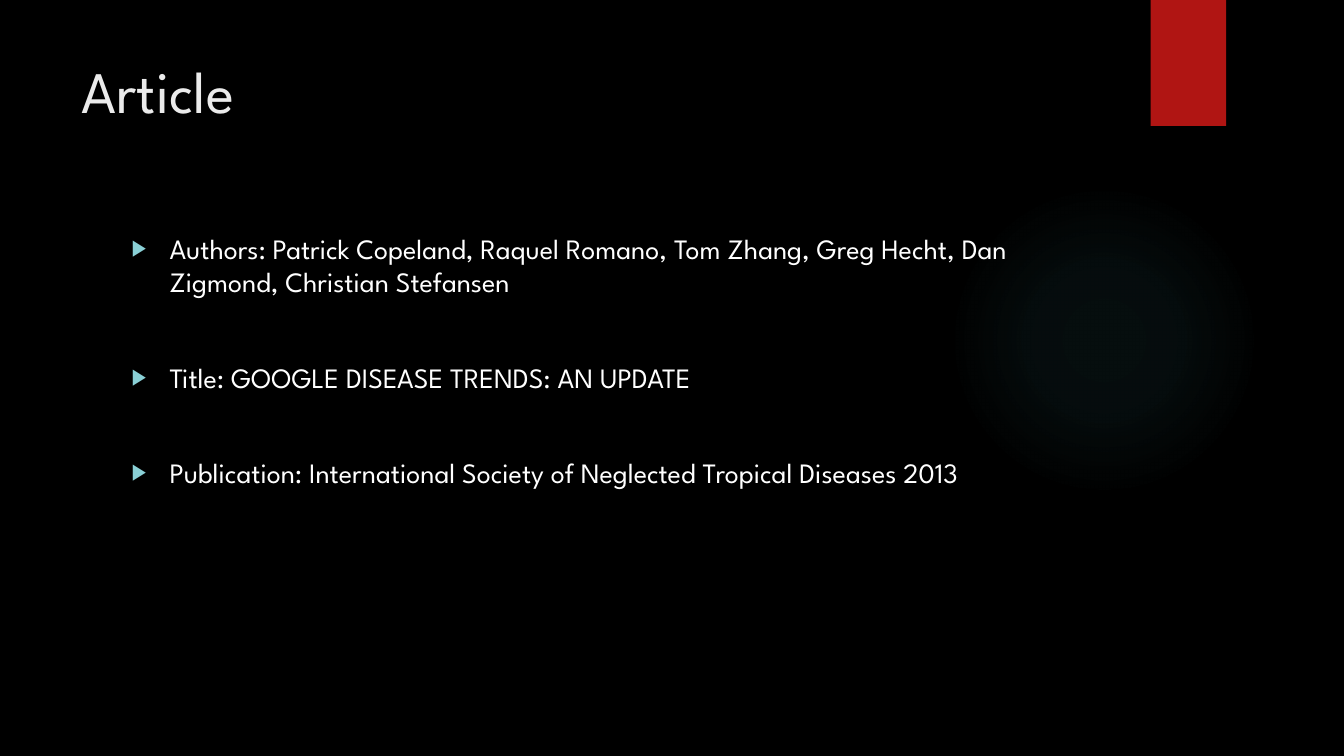
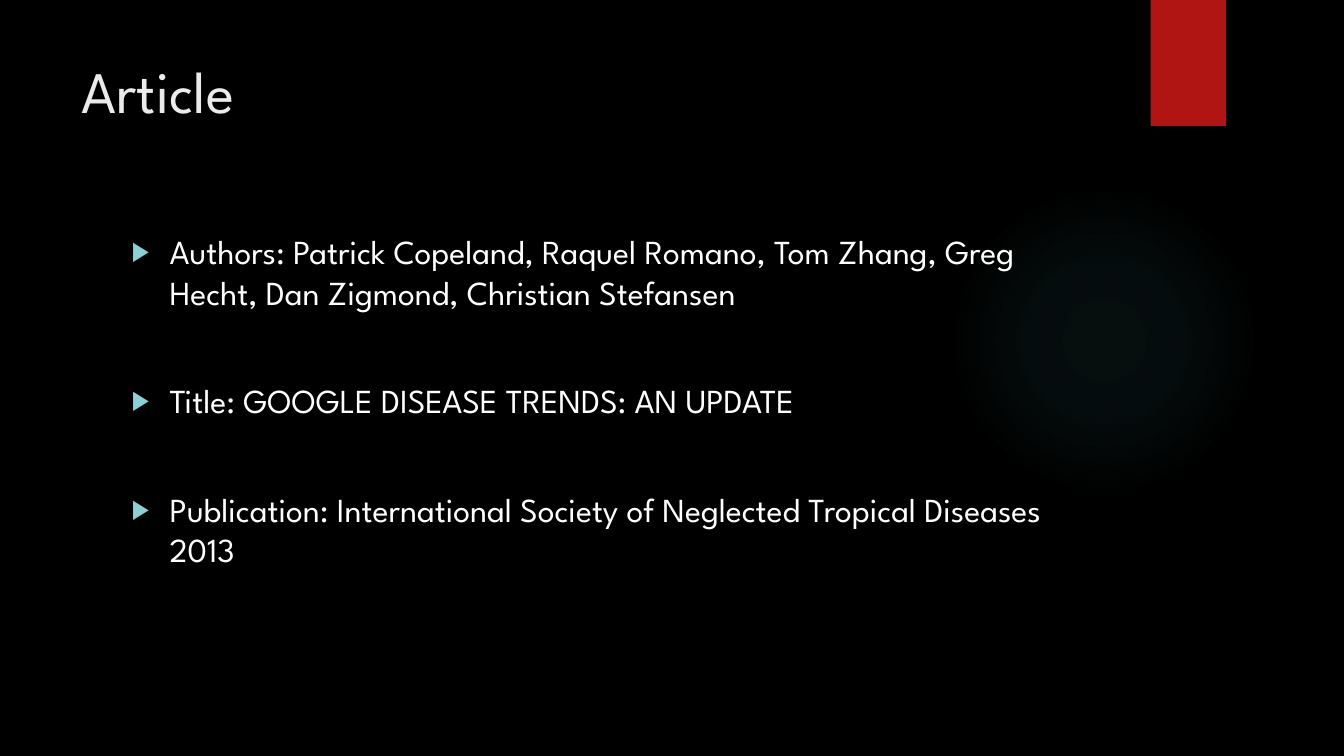
Before and after one commit to Polo08816/DataMining, a slide deck: slide 2 of Article/Google Disease Trends.pptx. Drawn at 1344x756 pixels with LibreOffice and Linux fonts; fonts in the diff are those of the drawing; background and template pictures are left out. Boxes give left, top, right and bottom in pixels: in the first picture for what was removed or moved away, otherwise in the second. Text is boxed around its words. In the diff, an @@ line names an element or a change of style, - is before the commit and + after.

```diff
--- a/Article/Google Disease Trends.pptx
+++ b/Article/Google Disease Trends.pptx
@@ text "Authors: Patrick Copeland, Raquel Romano, ..." at <box>170,241,1040,563</box>: size 20 to 24 pt @@
```
Also in this commit, not shown: 3 other slides changed, 5 slides added, 4 other files.
